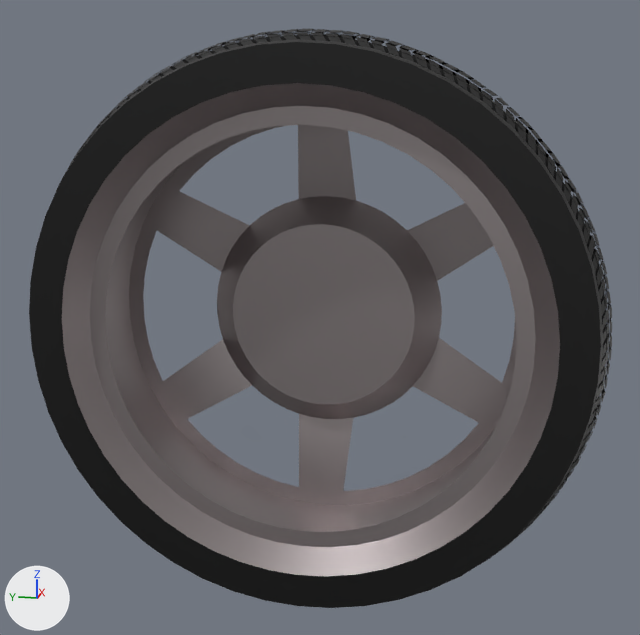
The Blender file Car Game/Assets/RabauMaterials/wheel.blend as it was, and as the next commit left it.
One viewpoint serves both versions: a camera (50 mm lens) standing at (-2.996, -0.622, 0.783) and looking at (0.012, -0.02, 0.031). Lighting does not change. The marker at lower left points along +X, +Y and +Z.

Names of what the first picture shows: 'Circle', 'Tire inside', 'Tire outsideA'.
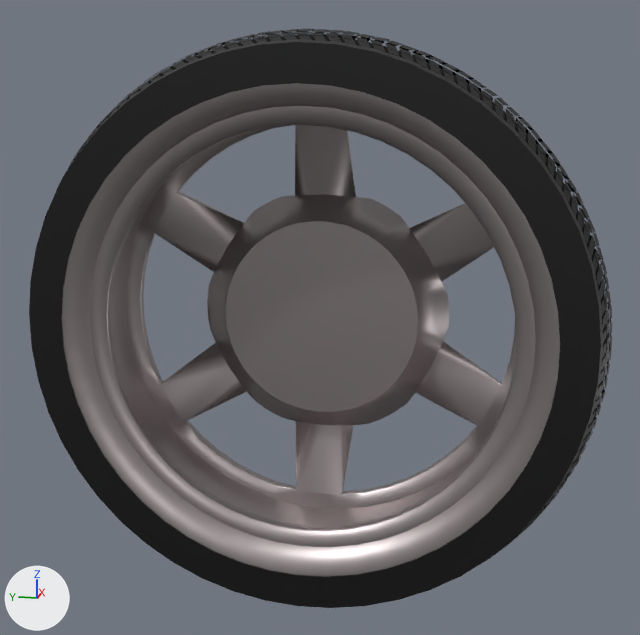
What differs and where, as boxes (x1, y1, x2, y2) in the pictures (640 x 635 px; the box of a moved part takes in the faces that stretch with it):
'Circle', surface changed, modifiers changed
    before: (62, 83, 560, 576)
    after: (61, 83, 560, 577)
part 1 of me_circle, moved or reshaped
    before: (129, 125, 517, 505)
    after: (126, 125, 516, 509)

Diff of the bpy script that builds the scene:
```diff
--- a/Car Game/Assets/RabauMaterials/wheel.blend.py
+++ b/Car Game/Assets/RabauMaterials/wheel.blend.py
@@ me_circle @@
 me_circle.from_pydata(...)  # 400 vertices, 282 faces; spans x -1.0..1.0, y -1.0..1.0, z -0.32..0.32
 # used by ob_circle; location = (0.0, 0.0, 0.0); rotation_euler = (0.0, 1.571, 0.0), in degrees (0, 90, 0); scale = (0.831, 0.831, 0.831)
+# me_circle part 1
+# 132 faces are deleted
+# 132 new faces join them
 me_circle.materials.append(mat_material_001)
@@ ob_circle @@
 ob_circle.scale = (0.831, 0.831, 0.831)
+_m = ob_circle.modifiers.new('Solidify', 'SOLIDIFY')
+_m.thickness = 0.05
```
